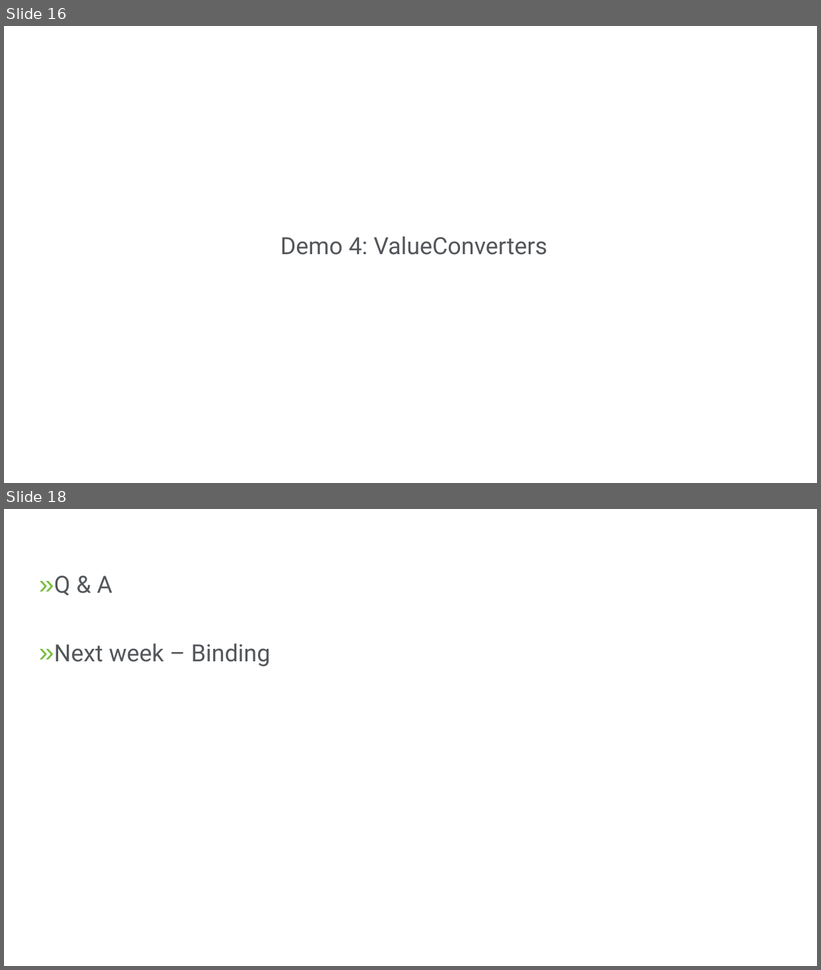
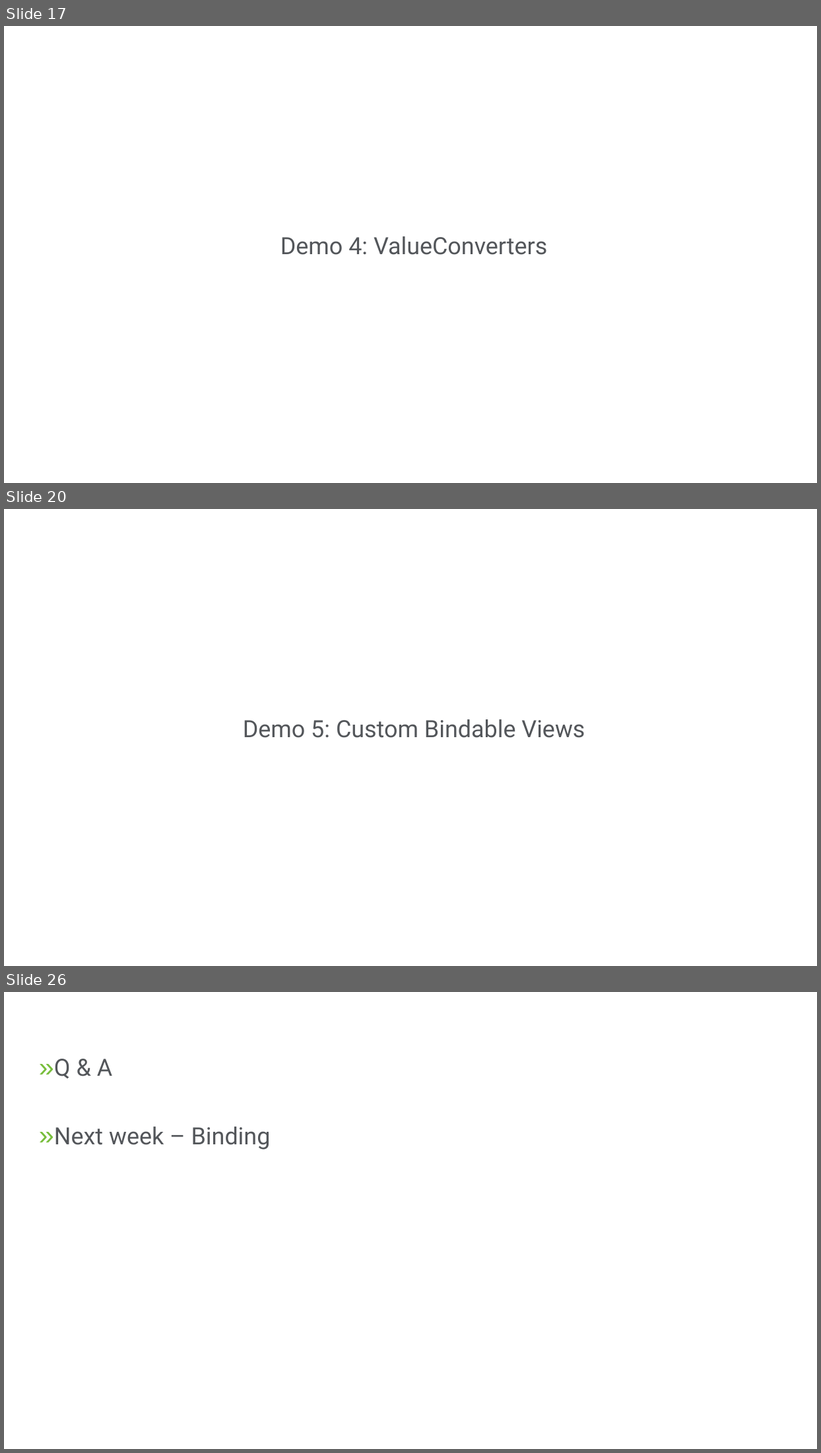
Before and after one commit to Magenic/IntroToXamarinForms, a slide deck: presentations/XamarinForms-Week4.pptx. Shown one above the other, each under a label of ours: slides 16 and 18 before the commit, slides 17, 20 and 26 after it; the slides between them are not shown. The pictures are 821x970 and 821x1453 pixels, drawn with LibreOffice and Linux fonts; fonts in the diff are those of the drawing; background and template pictures are left out. Boxes give left, top, right and bottom in pixels: in the first picture for what was removed or moved away, otherwise in the second. Text is boxed around its words. In the diff, an @@ line names an element or a change of style, - is before the commit and + after.

```diff
--- a/presentations/XamarinForms-Week4.pptx
+++ b/presentations/XamarinForms-Week4.pptx
@@ slide 20 added at (4,509,817,966), background picture (left out); not listed: 1 template element that a slide beside it also shows @@
@@ text added at (243,720,585,738), 28 pt, text #53565A @@
+Demo 5: Custom Bindable Views
@@ what was slide 16 is now slide 17 @@
@@ what was slide 18 is now slide 26 @@
```
Also in this commit, not shown: 3 slides changed, 7 other slides added.
